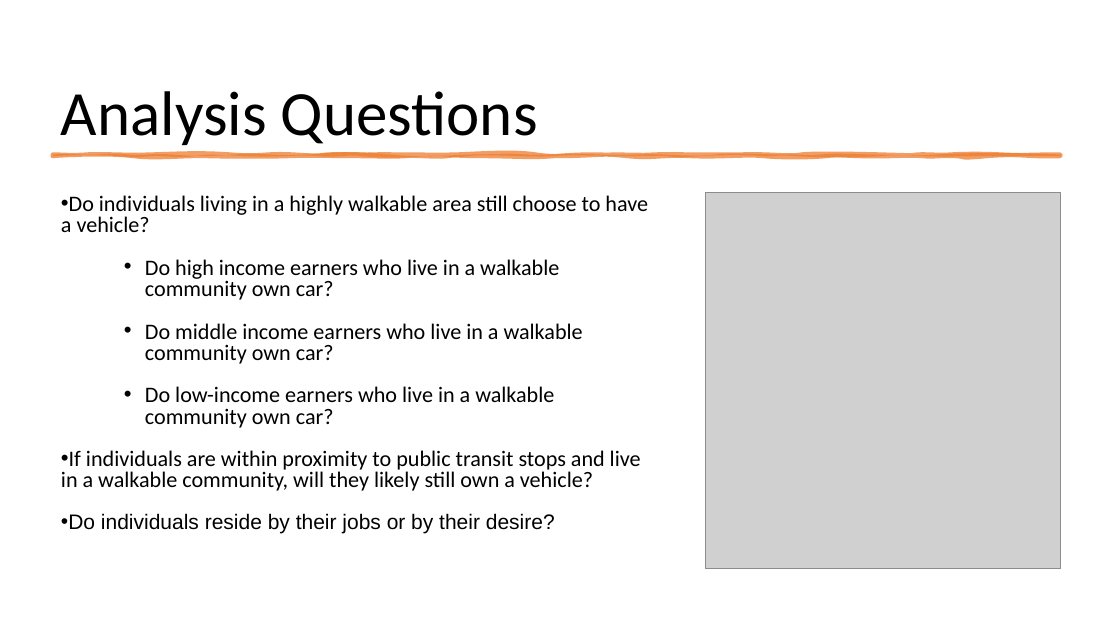
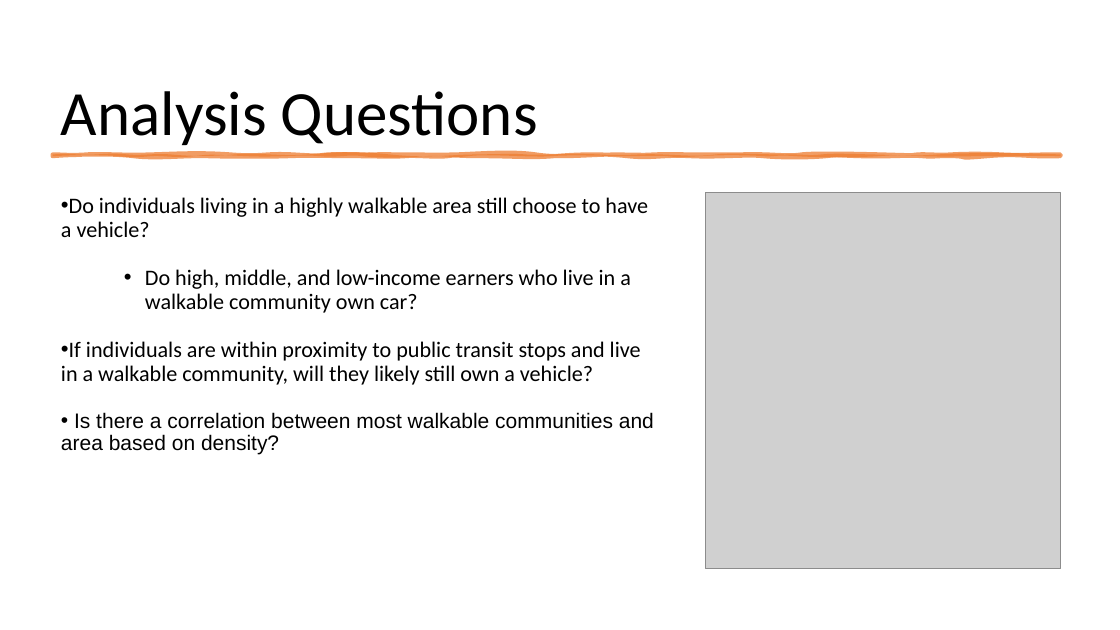
Before and after one commit to mbarre8/Project_1, a slide deck: slide 4 of Project1-PP f.pptx. Drawn at 1120x630 pixels with LibreOffice and Linux fonts; fonts in the diff are those of the drawing; grey boxes stand for pictures. Boxes give left, top, right and bottom in pixels: in the first picture for what was removed or moved away, otherwise in the second. Text is boxed around its words. In the diff, an @@ line names an element or a change of style, - is before the commit and + after.

```diff
--- a/Project1-PP f.pptx
+++ b/Project1-PP f.pptx
@@ text at <box>61,197,648,385</box>: line spacing 0.8 to 0.9 @@
@@ text at <box>145,269,631,313</box>: text changed @@
-    • Do high income earners who live in a walkable community own car?
-    • Do middle income earners who live in a walkable community own car?
-    • Do low-income earners who live in a walkable community own car?
+    • Do high, middle, and low-income earners who live in a walkable community own car?
@@ text at <box>61,412,654,455</box>: text changed @@
-• Do individuals reside by their jobs or by their desire?
+• Is there a correlation between most walkable communities and area based on density?
```
Also in this commit, not shown: 4 other slides changed, 21 other files.
